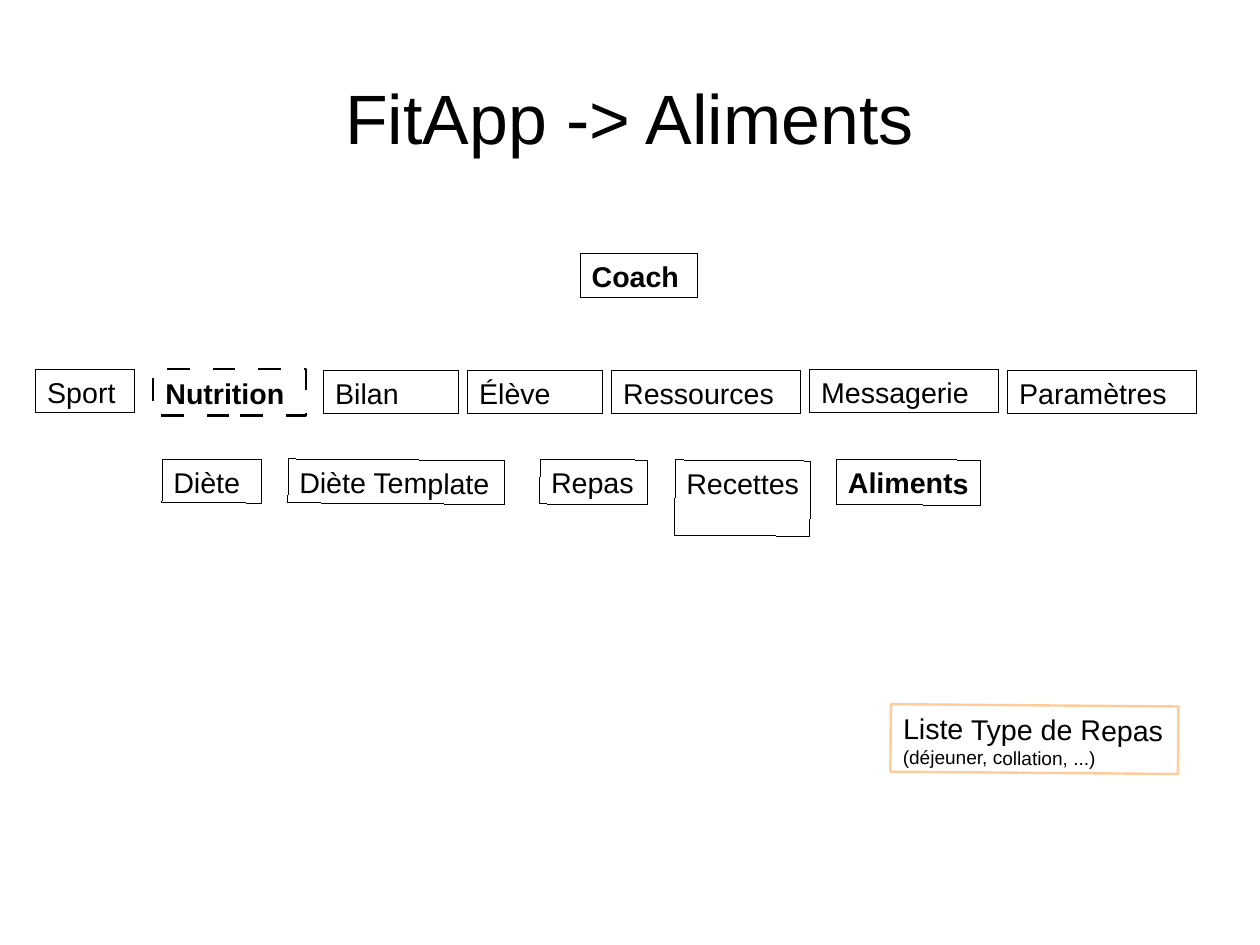
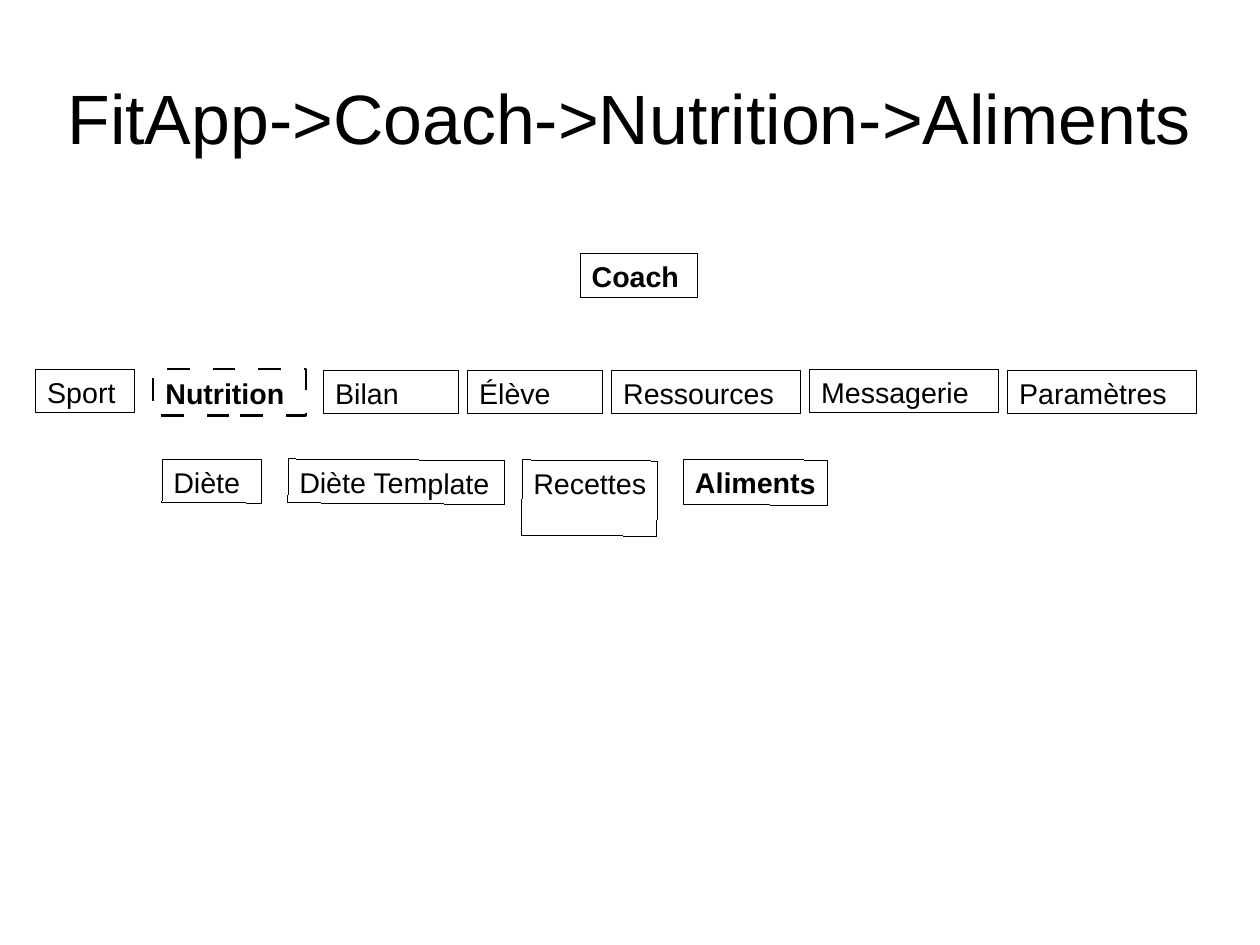
Before and after one commit to NicolasGavard/WebVysionSportV2, a slide deck: slide 3 of Documentations/FitApp - Nutrition v1.02.odp. Drawn at 1260x945 pixels with LibreOffice and Linux fonts; fonts in the diff are those of the drawing. Boxes give left, top, right and bottom in pixels: in the first picture for what was removed or moved away, otherwise in the second. Text is boxed around its words. In the diff, an @@ line names an element or a change of style, - is before the commit and + after.

Commit message:
Doc Nutrition

```diff
--- a/Documentations/FitApp - Nutrition v1.02.odp
+++ b/Documentations/FitApp - Nutrition v1.02.odp
@@ title at [67, 93, 1190, 157]: text changed @@
-FitApp -> Aliments
+FitApp->Coach->Nutrition->Aliments
@@ rectangle "Recettes": place and size @@
-rectangle "Recettes" at [675, 460, 811, 537]
+rectangle "Recettes" at [522, 460, 658, 537]
@@ rectangle removed at [539, 459, 647, 505] @@
-Repas
@@ rectangle "Aliments": place and size @@
-rectangle "Aliments" at [837, 459, 981, 506]
+rectangle "Aliments" at [684, 459, 828, 506]
@@ rectangle removed at [890, 704, 1179, 774] @@
-Liste Type de Repas
-(déjeuner, collation, ...)
```
Also in this commit, not shown: 14 other slides changed, 6 slides added, 6 slides removed, 1 other file.
